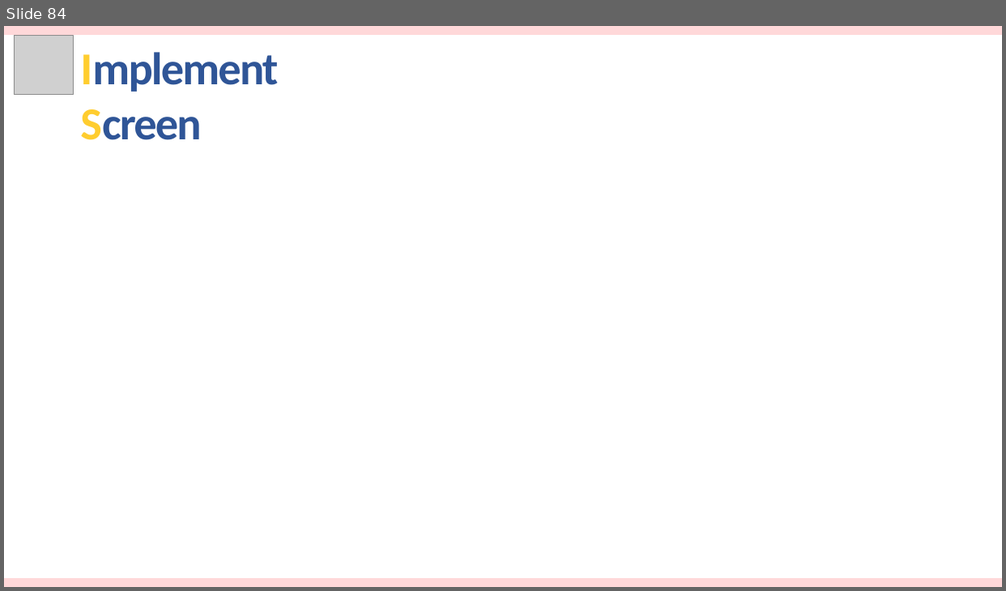
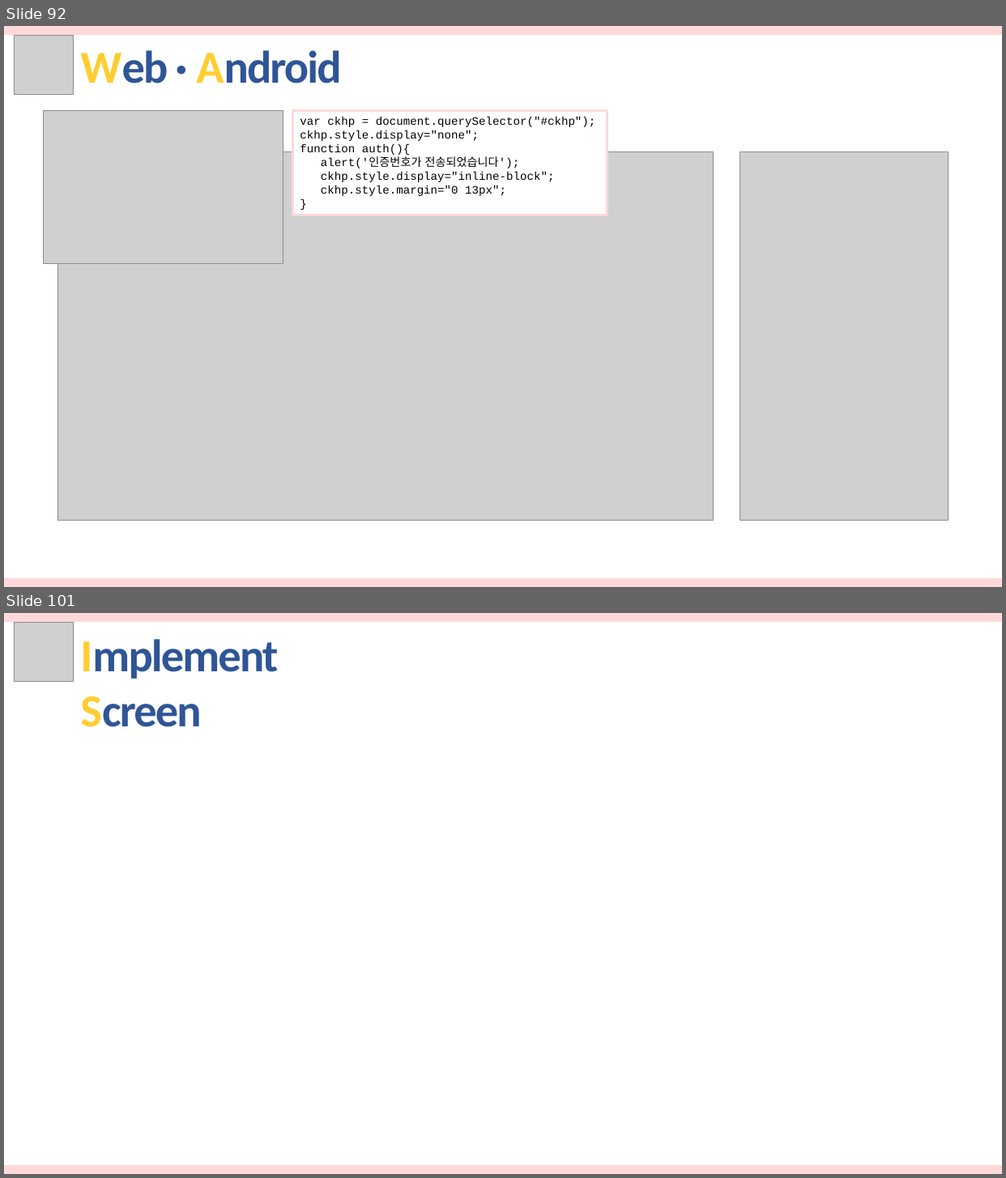
Before and after one commit to hhsw07/ezen-academy-projects, a slide deck: 발표자료/3차/반려동물관리서비스.pptx. Shown one above the other, each under a label of ours: slide 84 before the commit, slides 92 and 101 after it; the slides between them are not shown. The pictures are 1006x591 and 1006x1178 pixels, drawn with LibreOffice and Linux fonts; fonts in the diff are those of the drawing; grey boxes stand for pictures. Boxes give left, top, right and bottom in pixels: in the first picture for what was removed or moved away, otherwise in the second. Text is boxed around its words. In the diff, an @@ line names an element or a change of style, - is before the commit and + after.

```diff
--- a/발표자료/3차/반려동물관리서비스.pptx
+++ b/발표자료/3차/반려동물관리서비스.pptx
@@ slide 92 added at bbox=[4, 26, 1002, 587], background #FFFFFF @@
@@ rectangle added at bbox=[4, 26, 1002, 35], fill #FFD8D9 @@
@@ picture added at bbox=[15, 36, 74, 95] @@
@@ text added at bbox=[80, 50, 341, 84], 44 pt, text #2F5597, bold @@
+Web · Android
@@ picture added at bbox=[44, 110, 283, 264] @@
@@ rectangle added at bbox=[293, 110, 607, 216], fill #FFFFFF, outline #FFD8D9 2.25 pt, 11 pt, text #000000 @@
+var ckhp = document.querySelector("#ckhp");
+ckhp.style.display="none";
+function auth(){
+alert('인증번호가 전송되었습니다');
+ckhp.style.display="inline-block";
+ckhp.style.margin="0 13px";
+}
@@ picture added at bbox=[58, 152, 713, 521] @@
@@ picture added at bbox=[740, 152, 948, 521] @@
@@ rectangle added at bbox=[4, 578, 1002, 587], fill #FFD8D9 @@
@@ what was slide 84 is now slide 101 @@
```
Also in this commit, not shown: 16 other slides added.
